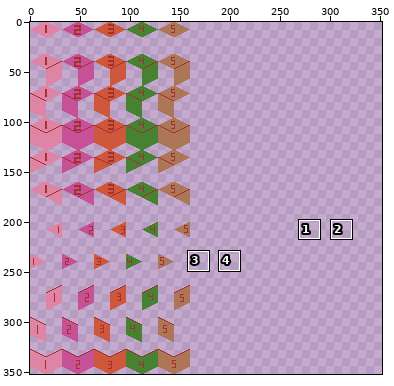
Pixel-art file: game-off-2025-waves/tiles/assets/heightMap.aseprite. The picture above shows the old version from afar; the outline marks the close-up.
Close-up. As it was:
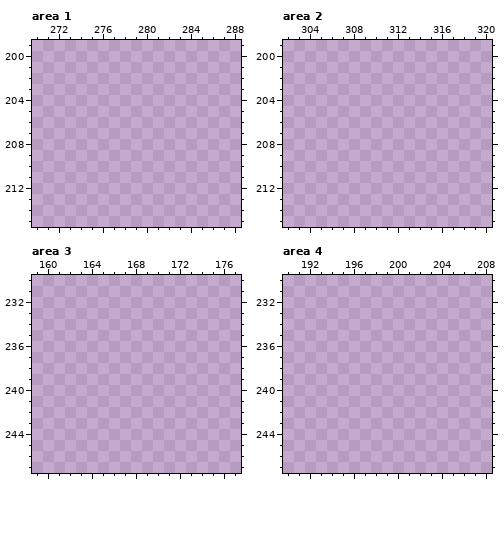
352x352 pixels, 1 frame. Shown: area 1: x 270..288, y 199..215; area 2: x 302..320, y 199..215; area 3: x 159..177, y 230..247; area 4: x 190..208, y 230..247. The commit also changed other parts of the picture, which this record leaves out.
Palette (. is transparent): 
Now the later version:
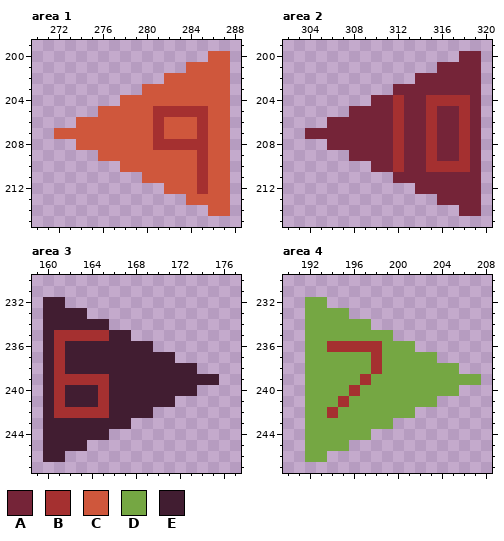
Colours new in this view: A #752438  B #a53030  C #cf573c  D #75a743  E #411d31
From old to new:
Area 1:
The edit adds colour B in row 205 at x 281 to 285; in rows 206 to 207 at x 281 and 285; in row 208 at x 281 to 285; in rows 209 to 212 at x 285.
The edit adds colour C in row 200 at x 286 to 287; in row 201 at x 284 to 287; in row 202 at x 282 to 287; in row 203 at x 280 to 287; in row 204 at x 278 to 287; in row 205 at x 276 to 280 and 286 to 287.
The edit adds colour C in row 206 at x 274 to 280, 282 to 284 and 286 to 287; in row 207 at x 272 to 280, 282 to 284 and 286 to 287; in row 208 at x 274 to 280 and 286 to 287; in row 209 at x 276 to 284 and 286 to 287; in row 210 at x 278 to 284 and 286 to 287; in row 211 at x 280 to 284 and 286 to 287.
The edit adds colour C in row 212 at x 282 to 284 and 286 to 287; in row 213 at x 284 to 287; in row 214 at x 286 to 287.
Area 2:
The edit adds colour A in row 200 at x 318 to 319; in row 201 at x 316 to 319; in row 202 at x 314 to 319; in row 203 at x 312 to 319; in row 204 at x 310 to 311, 313 to 314 and 319; in row 205 at x 308 to 311, 313 to 314, 316 to 317 and 319.
The edit adds colour A in row 206 at x 306 to 311, 313 to 314, 316 to 317 and 319; in row 207 at x 304 to 311, 313 to 314, 316 to 317 and 319; in row 208 at x 306 to 311, 313 to 314, 316 to 317 and 319; in row 209 at x 308 to 311, 313 to 314, 316 to 317 and 319; in row 210 at x 310 to 311, 313 to 314 and 319; in row 211 at x 312 to 319.
The edit adds colour A in row 212 at x 314 to 319; in row 213 at x 316 to 319; in row 214 at x 318 to 319.
The edit adds colour B in row 204 at x 312 and 315 to 318; in rows 205 to 209 at x 312, 315 and 318; in row 210 at x 312 and 315 to 318.
Area 3:
The edit adds colour B in row 235 at x 161 to 165; in rows 236 to 238 at x 161; in row 239 at x 161 to 165; in rows 240 to 241 at x 161 and 165; in row 242 at x 161 to 165.
The edit adds colour E in row 232 at x 160 to 161; in row 233 at x 160 to 163; in row 234 at x 160 to 165; in row 235 at x 160 and 166 to 167; in row 236 at x 160 and 162 to 169; in row 237 at x 160 and 162 to 171.
The edit adds colour E in row 238 at x 160 and 162 to 173; in row 239 at x 160 and 166 to 175; in row 240 at x 160, 162 to 164 and 166 to 173; in row 241 at x 160, 162 to 164 and 166 to 171; in row 242 at x 160 and 166 to 169; in row 243 at x 160 to 167.
The edit adds colour E in row 244 at x 160 to 165; in row 245 at x 160 to 163; in row 246 at x 160 to 161.
Area 4:
The edit adds colour B in row 236 at x 194 to 198; in rows 237 to 238 at x 198; in row 239 at x 197; in row 240 at x 196; in row 241 at x 195; in row 242 at x 194.
The edit adds colour D in row 232 at x 192 to 193; in row 233 at x 192 to 195; in row 234 at x 192 to 197; in row 235 at x 192 to 199; in row 236 at x 192 to 193 and 199 to 201; in row 237 at x 192 to 197 and 199 to 203.
The edit adds colour D in row 238 at x 192 to 197 and 199 to 205; in row 239 at x 192 to 196 and 198 to 207; in row 240 at x 192 to 195 and 197 to 205; in row 241 at x 192 to 194 and 196 to 203; in row 242 at x 192 to 193 and 195 to 201; in row 243 at x 192 to 199.
The edit adds colour D in row 244 at x 192 to 197; in row 245 at x 192 to 195; in row 246 at x 192 to 193.
